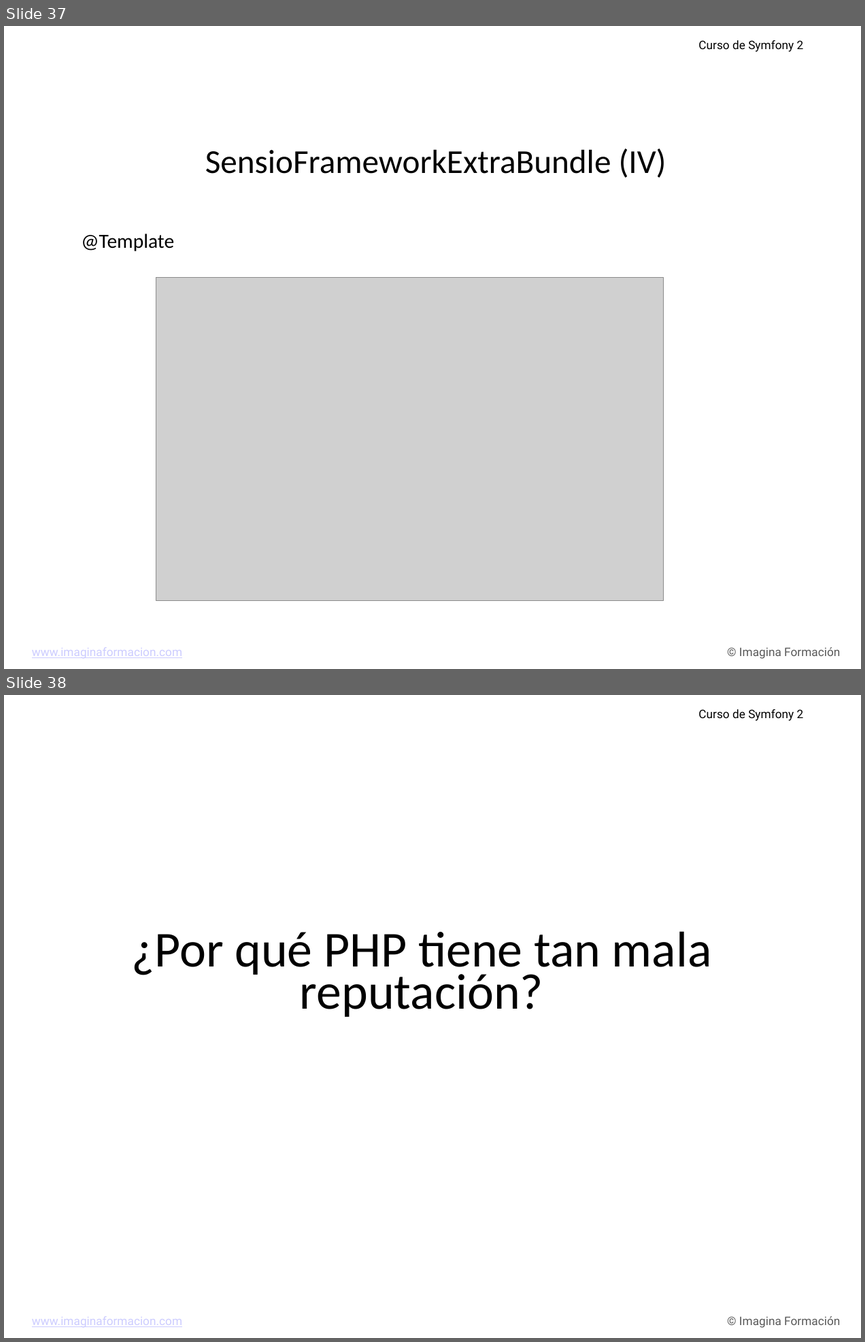
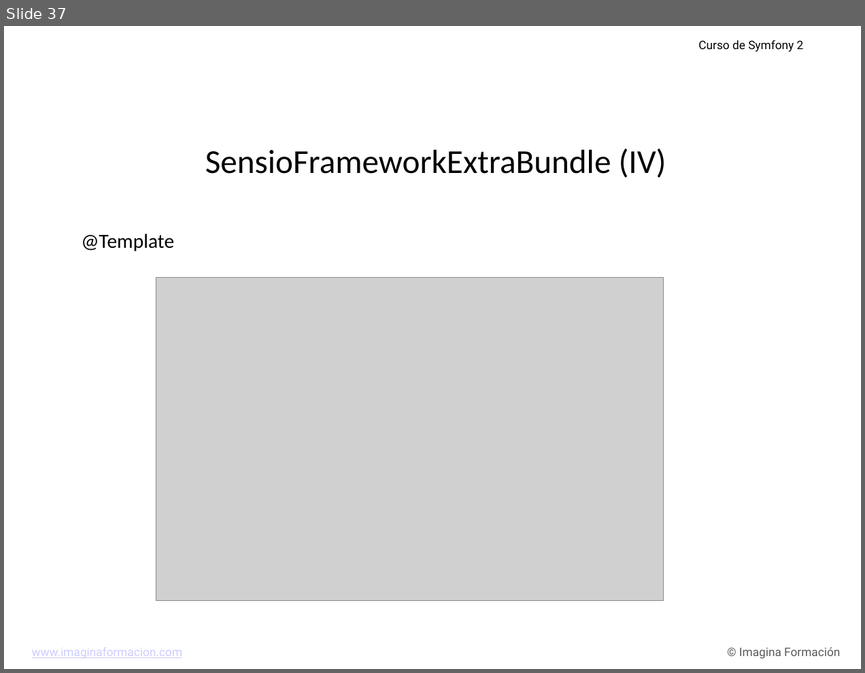
Before and after one commit to carlescliment/curso-symfony2, a slide deck: compiled/ppt/Tema 2.ppt. Shown one above the other, each under a label of ours: slides 37 and 38 before the commit, slide 37 after it. The pictures are 865x1342 and 865x673 pixels, drawn with LibreOffice and Linux fonts; fonts in the diff are those of the drawing; grey boxes stand for pictures; background and template pictures are left out. Boxes give left, top, right and bottom in pixels: in the first picture for what was removed or moved away, otherwise in the second. Text is boxed around its words. In the diff, an @@ line names an element or a change of style, - is before the commit and + after.

```diff
--- a/compiled/ppt/Tema 2.ppt
+++ b/compiled/ppt/Tema 2.ppt
@@ slide 38 removed at bbox=[4, 695, 861, 1338], background picture (left out); not listed: 3 template elements that a slide beside it also shows @@
@@ text removed at bbox=[131, 931, 712, 1017] @@
-¿Por qué PHP tiene tan mala reputación?
```
Also in this commit, not shown: 1 slide changed, 6 slides added, 51 other slides removed, 1 other file.
